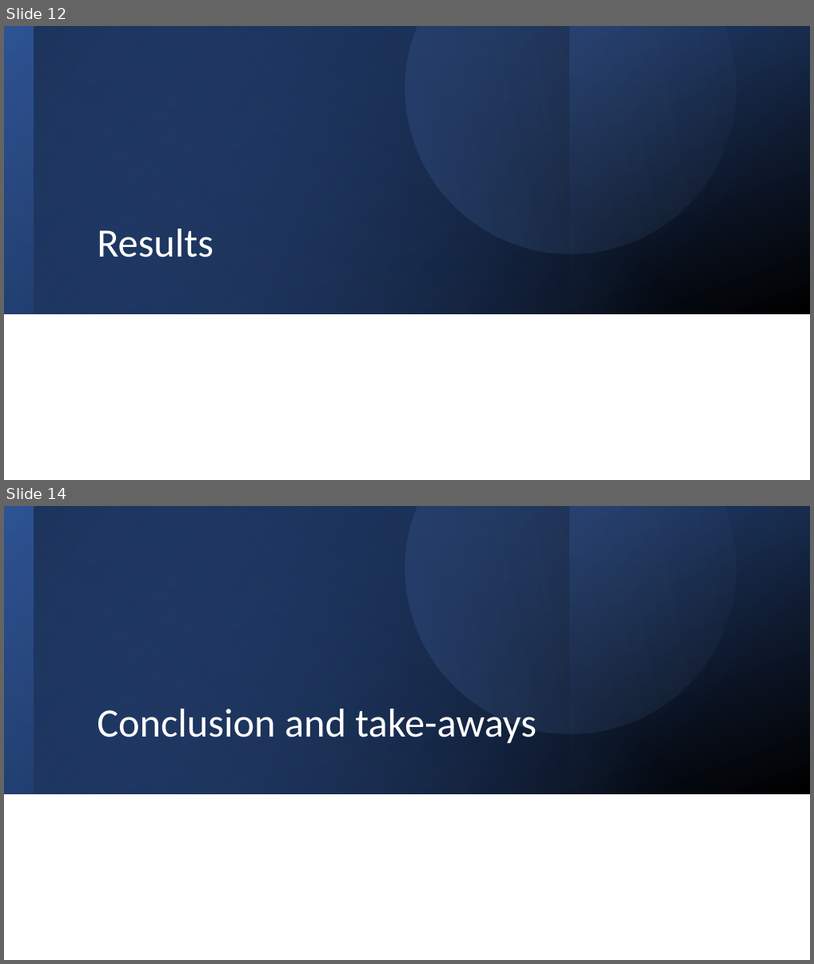
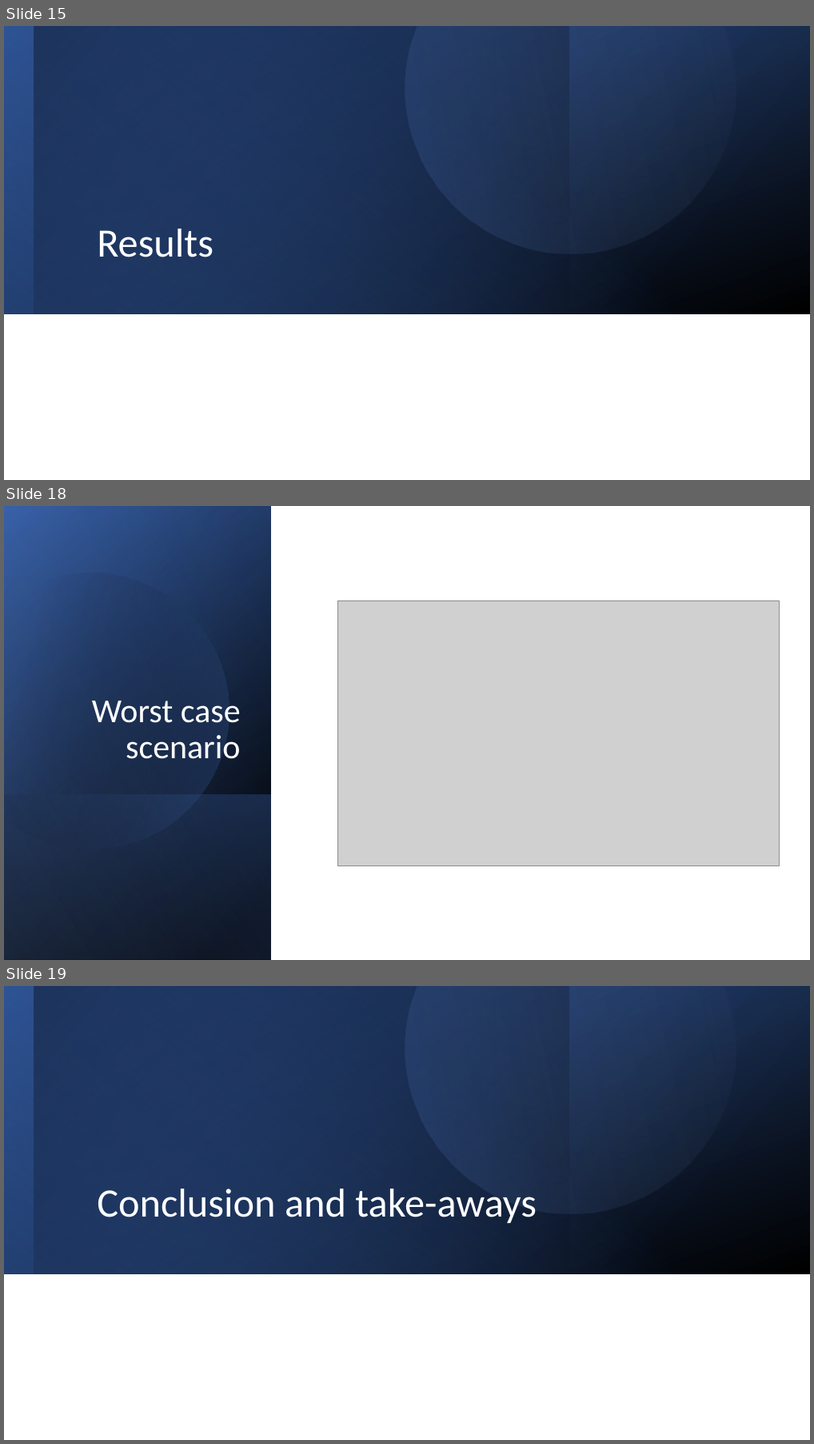
Before and after one commit to Daafip/design-ASR-CEGM2006, a slide deck: Eindpresentatie.pptx. Shown one above the other, each under a label of ours: slides 12 and 14 before the commit, slides 15, 18 and 19 after it; the slides between them are not shown. The pictures are 814x964 and 814x1444 pixels, drawn with LibreOffice and Linux fonts; fonts in the diff are those of the drawing; grey boxes stand for pictures. Boxes give left, top, right and bottom in pixels: in the first picture for what was removed or moved away, otherwise in the second. Text is boxed around its words. In the diff, an @@ line names an element or a change of style, - is before the commit and + after.

```diff
--- a/Eindpresentatie.pptx
+++ b/Eindpresentatie.pptx
@@ slide 18 added at (4,506,810,960), background #FFFFFF @@
@@ rectangle added at (4,506,810,960), fill #FFFFFF @@
@@ rectangle added at (4,506,271,960), fill gradient #000000 to #2F5597 @@
@@ rectangle added at (4,507,271,960), fill gradient #000000 to #4472C4 @@
@@ rectangle added at (4,506,271,959), fill gradient #000000 to #8FAADC @@
@@ freeform shape added at (4,540,262,877), fill gradient #000000 to #4472C4 @@
@@ picture added at (338,600,779,865) @@
@@ title added at (92,700,241,759), 40 pt, text #FFFFFF @@
+Worst case scenario
@@ rectangle added at (4,794,271,960), fill gradient #4472C4 to #000000 @@
@@ what was slide 12 is now slide 15 @@
@@ what was slide 14 is now slide 19 @@
```
Also in this commit, not shown: 2 slides changed, 6 other slides added, 2 slides removed.
